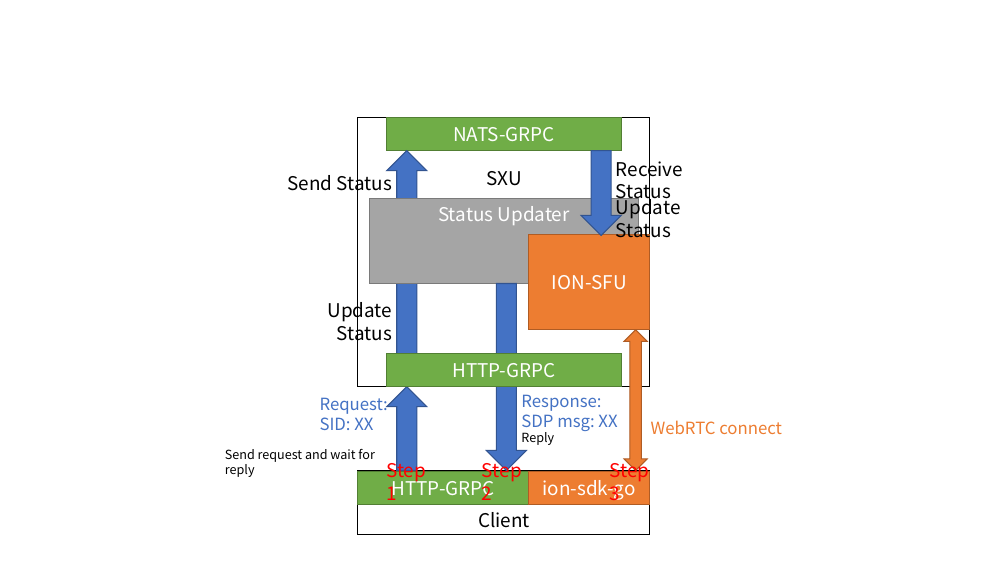
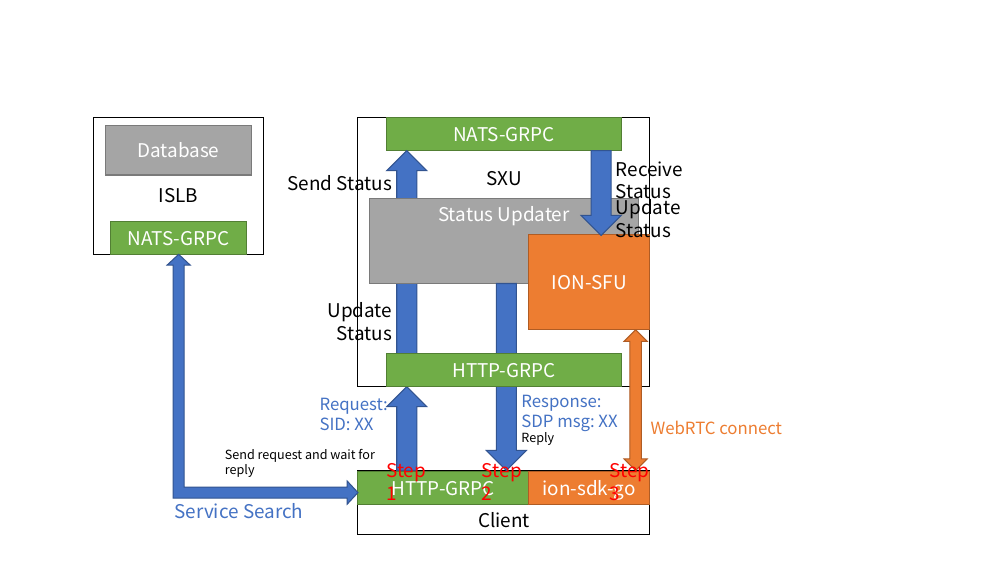
Before and after one commit to yindaheng98/dion, a slide deck: slide 2 of asserts/Arch.pptx. Drawn at 1008x567 pixels with LibreOffice and Linux fonts; fonts in the diff are those of the drawing. Boxes give left, top, right and bottom in pixels: in the first picture for what was removed or moved away, otherwise in the second. Text is boxed around its words. In the diff, an @@ line names an element or a change of style, - is before the commit and + after.

```diff
--- a/asserts/Arch.pptx
+++ b/asserts/Arch.pptx
@@ rectangle added at bbox=[94, 118, 263, 255], fill #FFFFFF, outline #000000 1 pt, 18 pt, text #000000 @@
+ISLB
@@ rectangle added at bbox=[105, 126, 252, 175], fill #A5A5A5, outline #7A7A7A 1 pt, 18 pt, text #FFFFFF @@
+Database
@@ rectangle added at bbox=[111, 222, 247, 255], fill #70AD47, outline #538035 1 pt, 18 pt, text #FFFFFF @@
+NATS-GRPC
@@ left up arrow added at bbox=[167, 254, 358, 504], fill #4472C4, outline #325491 1 pt @@
@@ text added at bbox=[175, 503, 303, 519], 18 pt, text #4472C4 @@
+Service Search
```
Also in this commit, not shown: 1 other slide changed, 1 slide added.
